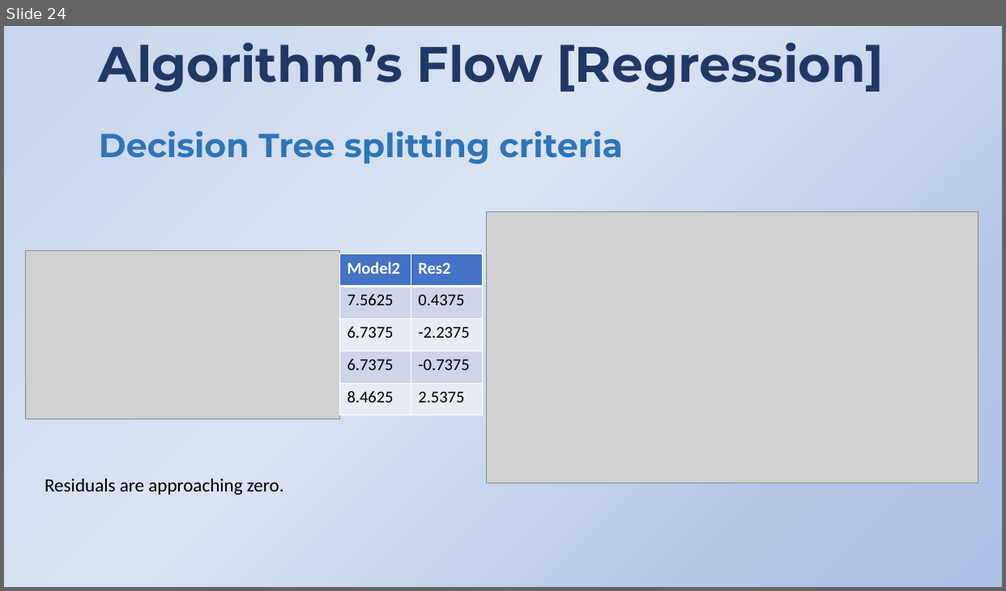
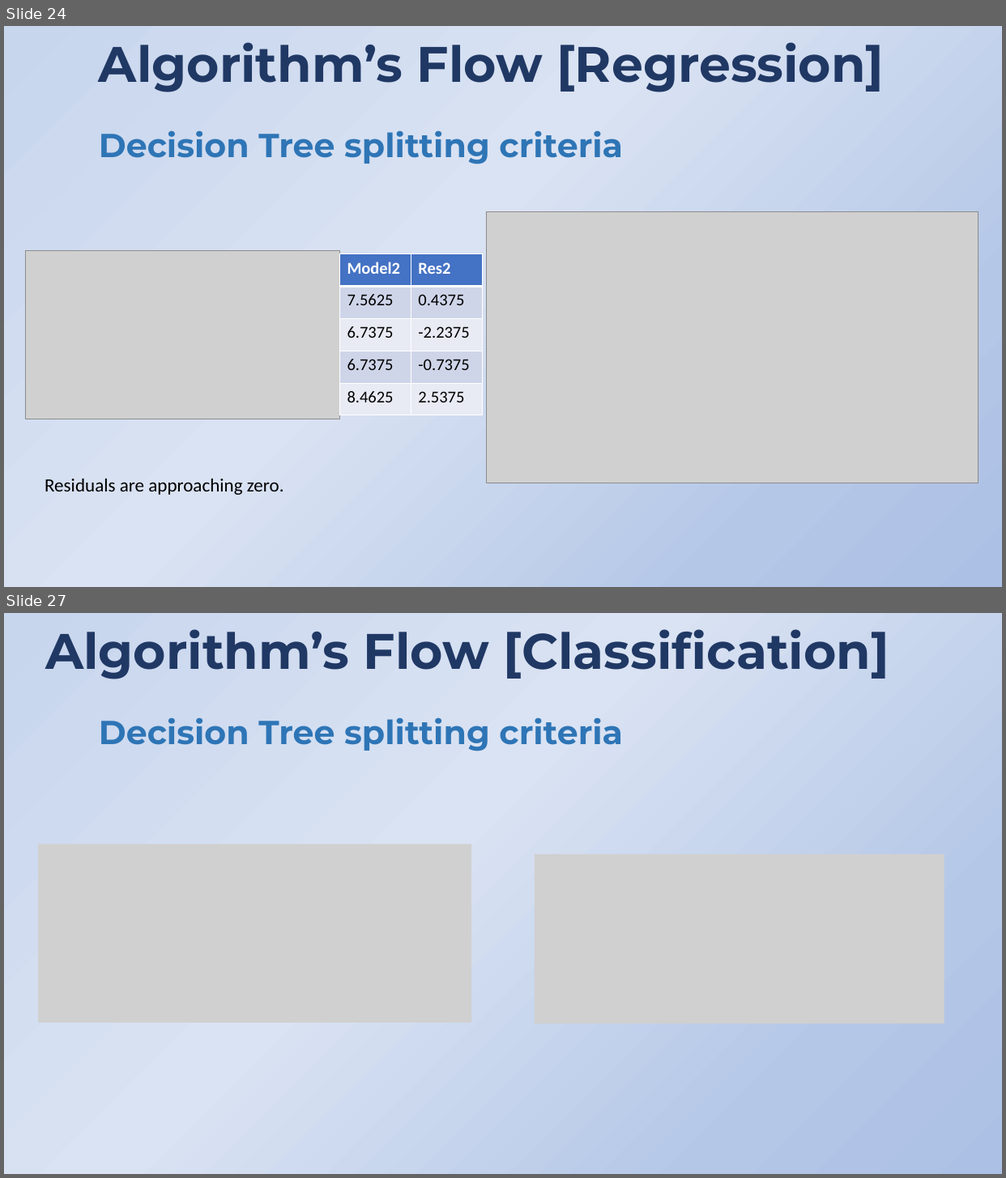
Before and after one commit to princekain/Machine_Learning, a slide deck: Boosting/Presentation.pptx. Shown one above the other, each under a label of ours: slide 24 before the commit, slides 24 and 27 after it; the slides between them are not shown. The pictures are 1006x591 and 1006x1178 pixels, drawn with LibreOffice and Linux fonts; fonts in the diff are those of the drawing; grey boxes stand for pictures; background and template pictures are left out. Boxes give left, top, right and bottom in pixels: in the first picture for what was removed or moved away, otherwise in the second. Text is boxed around its words. In the diff, an @@ line names an element or a change of style, - is before the commit and + after.

```diff
--- a/Boosting/Presentation.pptx
+++ b/Boosting/Presentation.pptx
@@ slide 27 added at (4, 613, 1002, 1174), background gradient #C7D5ED to #DAE3F3 to #B4C7E7 to #ABC0E4 @@
@@ text added at (45, 629, 889, 679), 48 pt, text #203864, bold @@
+Algorithm’s Flow [Classification]
@@ text added at (99, 717, 623, 752), 32 pt, text #2E75B6, bold @@
+Decision Tree splitting criteria
@@ picture added at (38, 845, 471, 1023) @@
@@ picture added at (535, 854, 944, 1024) @@
```
Also in this commit, not shown: 4 other slides added, 6 slides removed.
